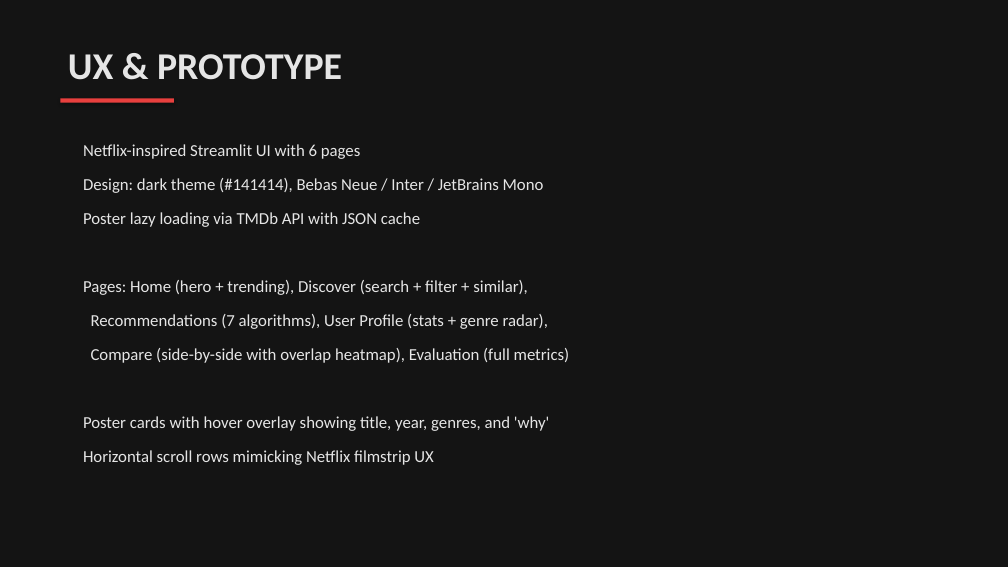
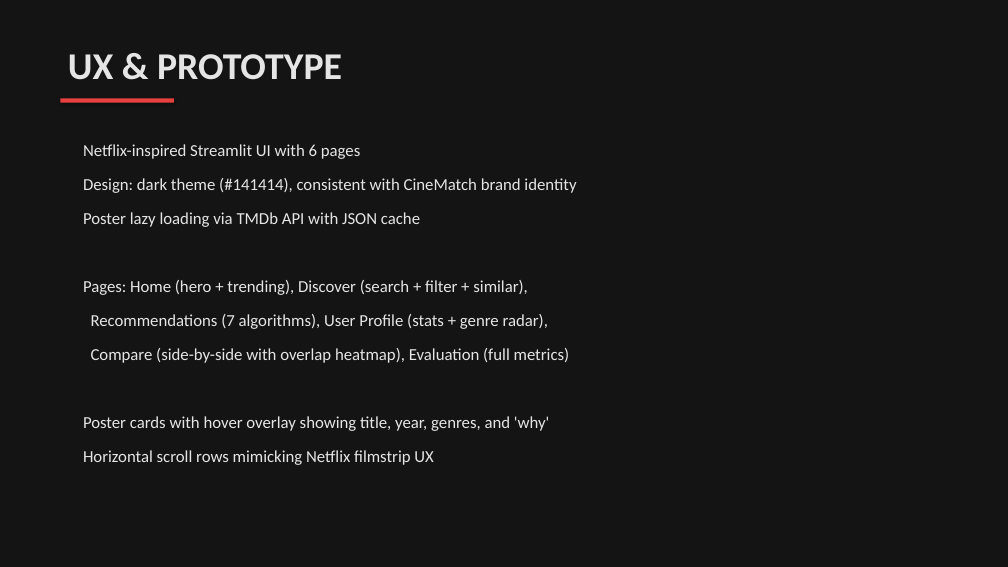
Before and after one commit to Thisisntevenmyfinale/cinematch, a slide deck: slide 18 of CineMatch_Presentation.pptx (slide 15 before the commit). Drawn at 1008x567 pixels with LibreOffice and Linux fonts; fonts in the diff are those of the drawing. Boxes give left, top, right and bottom in pixels: in the first picture for what was removed or moved away, otherwise in the second. Text is boxed around its words. In the diff, an @@ line names an element or a change of style, - is before the commit and + after.

```diff
--- a/CineMatch_Presentation.pptx
+++ b/CineMatch_Presentation.pptx
@@ text at [83,178,576,193]: text changed @@
-Design: dark theme (#141414), Bebas Neue / Inter / JetBrains Mono
+Design: dark theme (#141414), consistent with CineMatch brand identity
```
Also in this commit, not shown: 11 other slides changed, 4 slides added, 1 other file.
